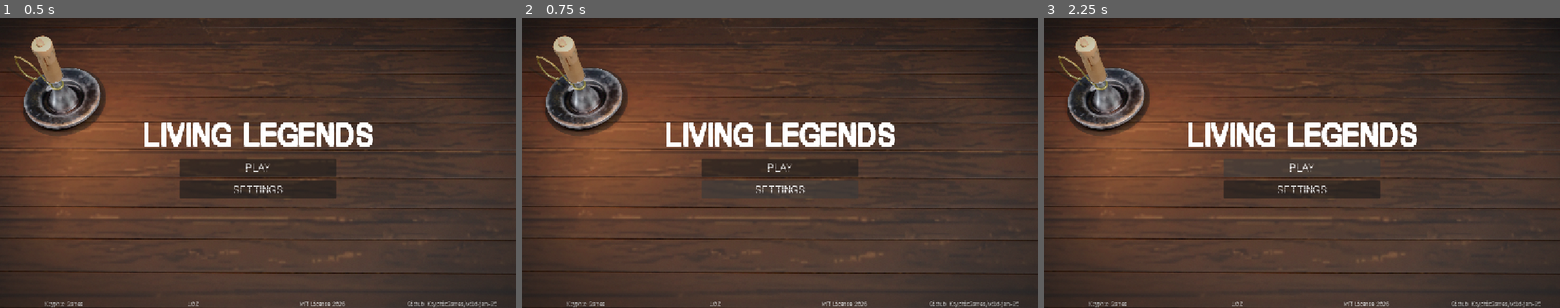
Above: before the commit, frames 1-3 (left to right).
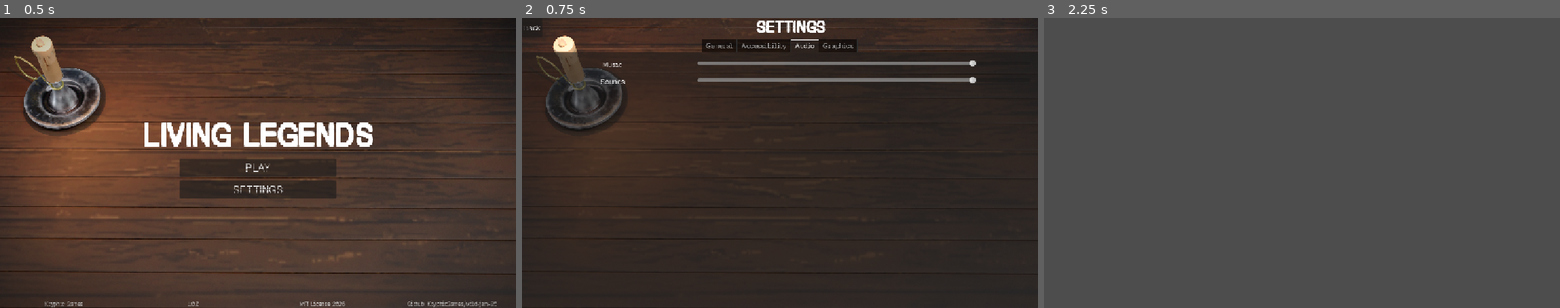
Above: after the commit, the same moments.

Repository: KryphicGames/wild-jam-95
Game: Godot game, scene res://scenes/main_menu.tscn
Same seed, same stepped clock (60 frames per second), same inputs: the game is played once before the commit and once after it. Sound files missing from this copy of the repository are replaced by a short silence.
Inputs (mouse positions are in pixels of both pictures, inside the frame that each line leads up to):
- Up to frame 1 (0.5 s): no input
- Up to frame 2 (0.75 s): click "SETTINGS" at 0.5 s
- Up to frame 3 (2.25 s): click (1054, 26) at 1.25 s, where only the run after the commit has a clickable "Back"; click "PLAY" at 2 s

Frame 1 is identical in both runs. In frame 2, 64% of the frame differs, in the area x 0-100%, y 0-100%; in frame 3, 93%.

Commit message:
Add Button functionality

Diff:
--- a/scenes/main_menu.tscn
+++ b/scenes/main_menu.tscn
@@ -130,5 +130,11 @@
 [node name="Fade" parent="." unique_id=1903997680 instance=ExtResource("5_8ln24")]
 layout_mode = 0
 anchors_preset = 0
+anchor_right = 0.0
+anchor_bottom = 0.0
+grow_horizontal = 1
+grow_vertical = 1
 
+[connection signal="pressed" from="Contents/Hero/Play" to="." method="_on_play_pressed"]
+[connection signal="pressed" from="Contents/Hero/Settings" to="." method="_on_settings_pressed"]
 [connection signal="finished" from="Music" to="." method="_on_music_finished"]
--- a/scenes/settings.tscn
+++ b/scenes/settings.tscn
@@ -264,3 +264,4 @@
 ticks_on_borders = true
 
 [connection signal="finished" from="Music" to="." method="_on_music_finished"]
+[connection signal="pressed" from="Content/Header/Back" to="." method="_on_back_pressed"]
--- a/scripts/scenes/main_menu.gd
+++ b/scripts/scenes/main_menu.gd
@@ -10,3 +10,11 @@
 
 func _on_music_finished() -> void:
 	MusicPlayer.playing = true
+
+
+func _on_settings_pressed() -> void:
+	get_tree().change_scene_to_file("res://scenes/settings.tscn")
+
+
+func _on_play_pressed() -> void:
+	get_tree().change_scene_to_file("res://scenes/game.tscn")
--- a/scripts/scenes/settings.gd
+++ b/scripts/scenes/settings.gd
@@ -4,3 +4,7 @@
 
 func _on_music_finished() -> void:
 	MusicPlayer.playing = true
+
+
+func _on_back_pressed() -> void:
+	get_tree().change_scene_to_file("res://scenes/main_menu.tscn")
Binary file changed: translations/settings.de.translation
Binary file changed: translations/settings.en.translation
